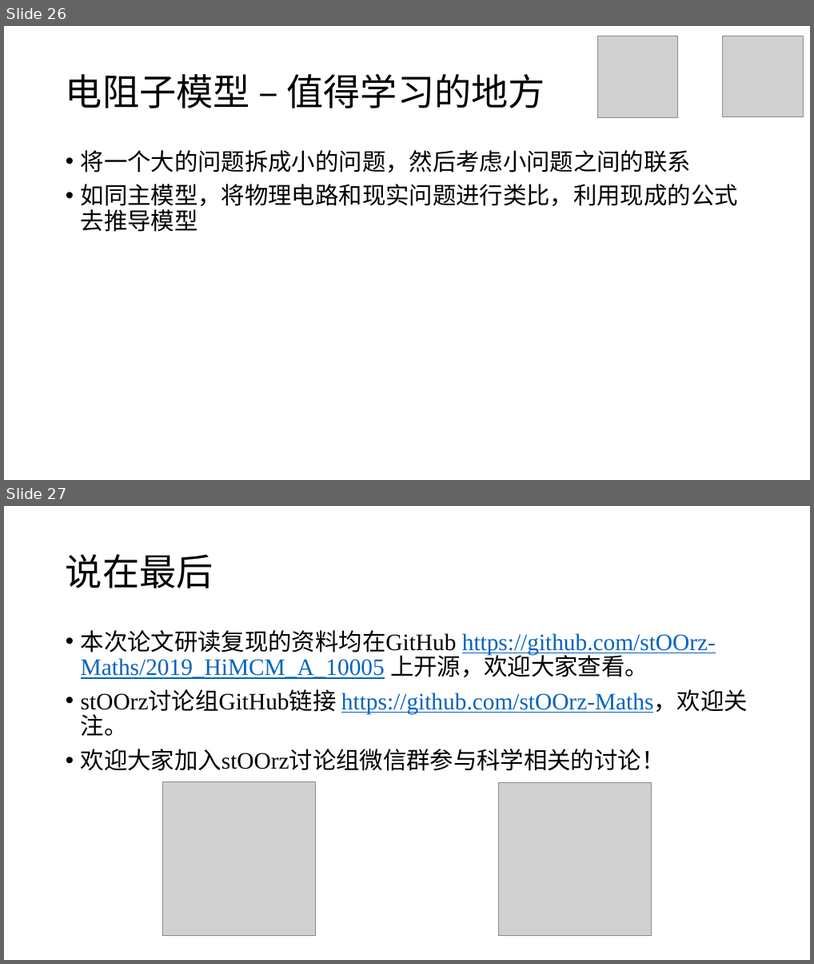
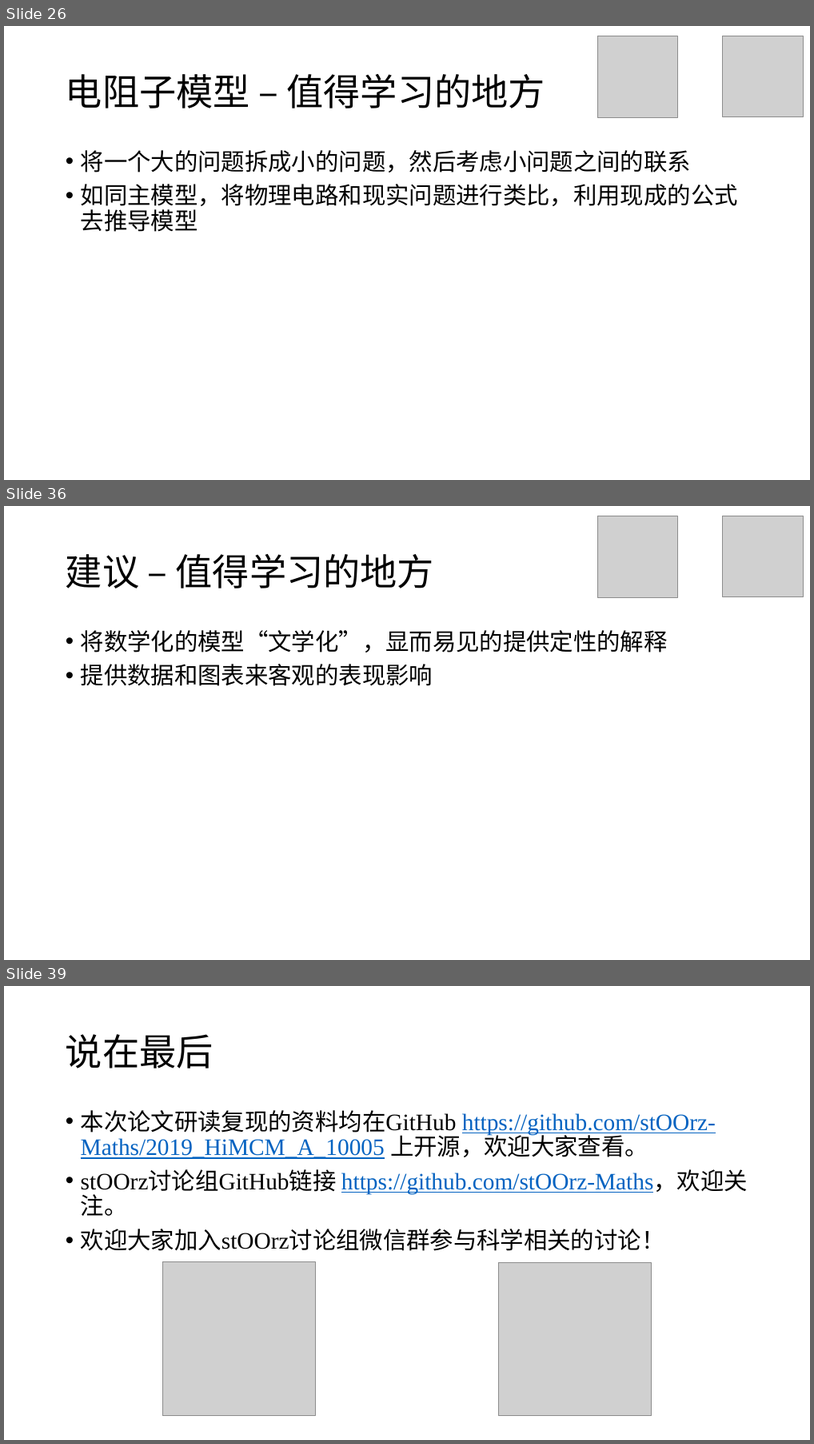
Before and after one commit to stOOrz-Science-Mind/2019_HiMCM_A_10006, a slide deck: 10005.pptx. Shown one above the other, each under a label of ours: slides 26 and 27 before the commit, slides 26, 36 and 39 after it; the slides between them are not shown. The pictures are 814x964 and 814x1444 pixels, drawn with LibreOffice and Linux fonts; fonts in the diff are those of the drawing; grey boxes stand for pictures. Boxes give left, top, right and bottom in pixels: in the first picture for what was removed or moved away, otherwise in the second. Text is boxed around its words. In the diff, an @@ line names an element or a change of style, - is before the commit and + after.

```diff
--- a/10005.pptx
+++ b/10005.pptx
@@ slide 36 added at [4,506,810,960], background #FFFFFF @@
@@ picture added at [598,516,678,597] @@
@@ picture added at [723,516,804,596] @@
@@ title added at [66,554,434,588], 44 pt, text #000000 @@
+建议 – 值得学习的地方
@@ text added at [81,630,668,686], 28 pt, text #000000 @@
+• 将数学化的模型“文学化”，显而易见的提供定性的解释
+• 提供数据和图表来客观的表现影响
@@ what was slide 27 is now slide 39 @@
```
Also in this commit, not shown: 3 slides changed, 11 other slides added, 2 other files.
